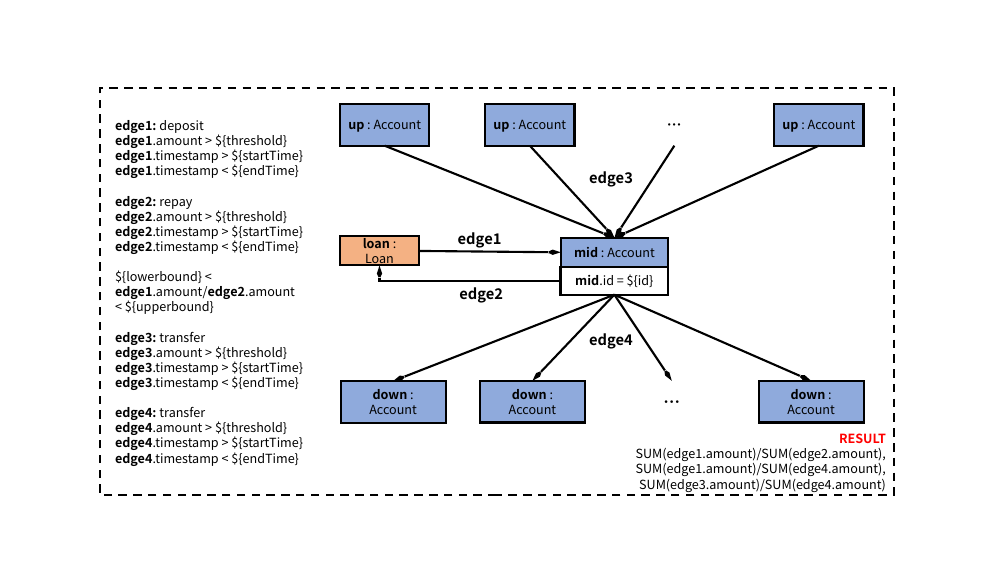
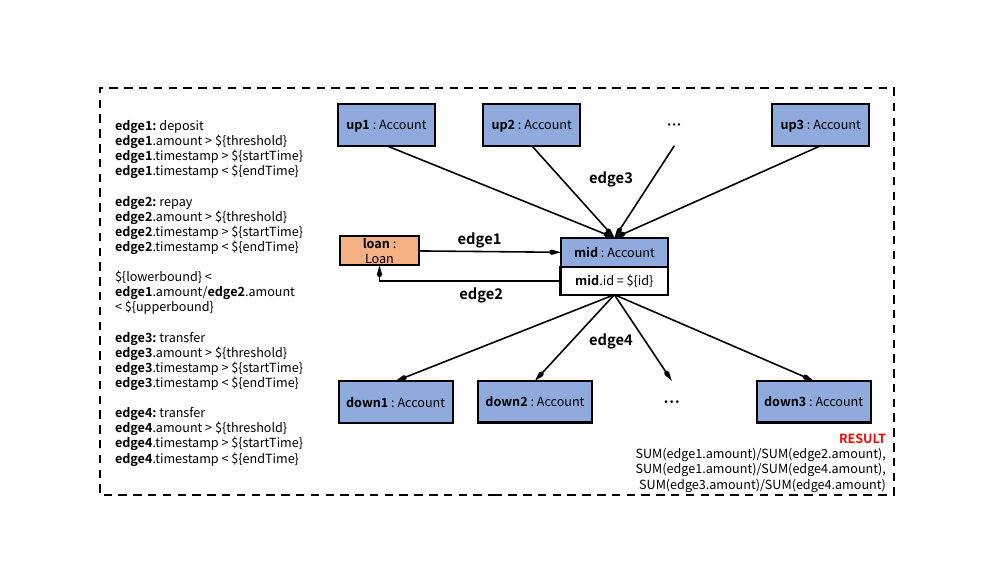
Before and after one commit to ldbc/ldbc_finbench_docs, a slide deck: slide 9 of patterns/transaction-complex-read.pptx. Drawn at 1008x567 pixels with LibreOffice and Linux fonts; fonts in the diff are those of the drawing. Boxes give left, top, right and bottom in pixels: in the first picture for what was removed or moved away, otherwise in the second. Text is boxed around its words. In the diff, an @@ line names an element or a change of style, - is before the commit and + after.

```diff
--- a/patterns/transaction-complex-read.pptx
+++ b/patterns/transaction-complex-read.pptx
@@ rectangle "up1 : Account": place and size @@
-rectangle "up1 : Account" at (340,104,430,146)
+rectangle "up1 : Account" at (338,104,436,146)
@@ text in rectangle at (346,119,427,132): text changed @@
-up : Account
+up1 : Account
@@ rectangle "up2 : Account": place and size @@
-rectangle "up2 : Account" at (485,104,575,146)
+rectangle "up2 : Account" at (483,104,581,146)
@@ rectangle "up3 : Account": place and size @@
-rectangle "up3 : Account" at (774,104,864,146)
+rectangle "up3 : Account" at (772,104,870,146)
@@ arrow (386, 146) - (615, 238): stroke #000000 2 pt to #000000 1.5 pt @@
@@ text in rectangle at (492,120,572,132): text changed @@
-up : Account
+up2 : Account
@@ arrow (532, 146) - (615, 238): stroke #000000 2 pt to #000000 1.5 pt @@
@@ arrow (821, 146) - (615, 238): stroke #000000 2 pt to #000000 1.5 pt @@
@@ text in rectangle at (781,120,861,132): text changed @@
-up : Account
+up3 : Account
@@ arrow (615, 295) - (395, 381): stroke #000000 2 pt to #000000 1.5 pt @@
@@ arrow moved from (615, 295) - (532, 381) to (615, 295) - (535, 381) @@
@@ arrow (615, 295) - (535, 381): stroke #000000 2 pt to #000000 1.5 pt @@
@@ arrow (615, 295) - (814, 381): stroke #000000 2 pt to #000000 1.5 pt @@
@@ rectangle "down1 : Account": place and size @@
-rectangle "down1 : Account" at (341,381,446,423)
+rectangle "down1 : Account" at (339,381,453,423)
@@ rectangle "down2 : Account": place and size @@
-rectangle "down2 : Account" at (480,381,585,423)
+rectangle "down2 : Account" at (478,381,592,423)
@@ rectangle "down3 : Account": place and size @@
-rectangle "down3 : Account" at (759,381,864,423)
+rectangle "down3 : Account" at (757,381,871,423)
@@ text in rectangle at (346,397,446,407): text changed @@
-down : Account
+down1 : Account
@@ text in rectangle at (485,396,585,406): text changed @@
-down : Account
+down2 : Account
@@ text in rectangle at (764,396,864,406): text changed @@
-down : Account
+down3 : Account
```
Also in this commit, not shown: 12 other slides changed, 43 other files.
